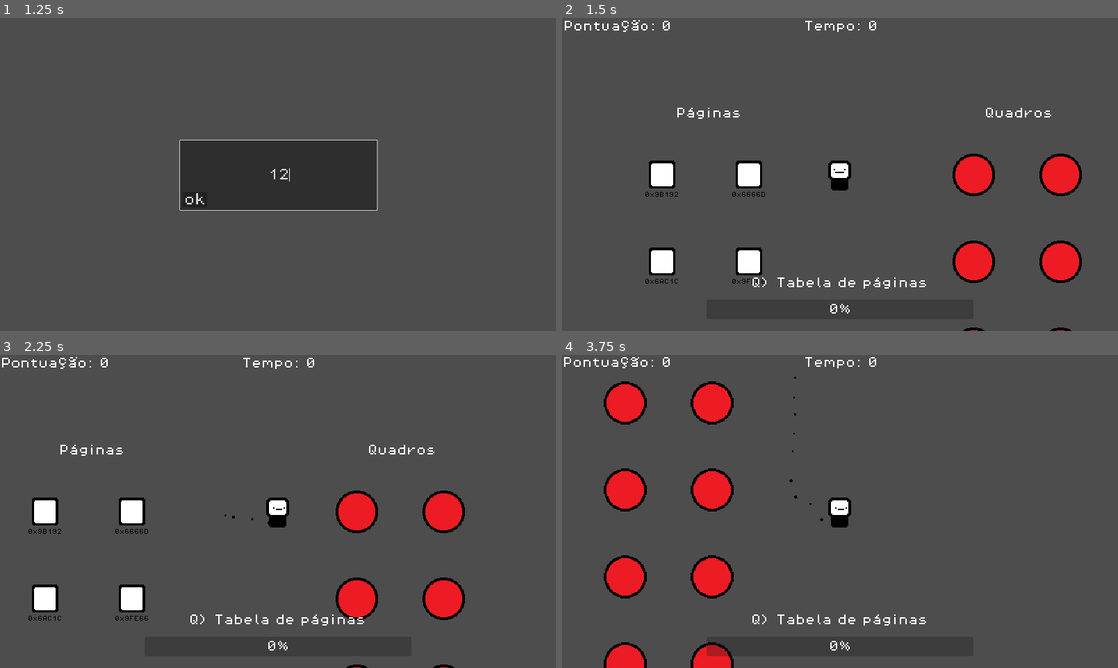
Above: before the commit, frames 1-4 (two rows, left to right).
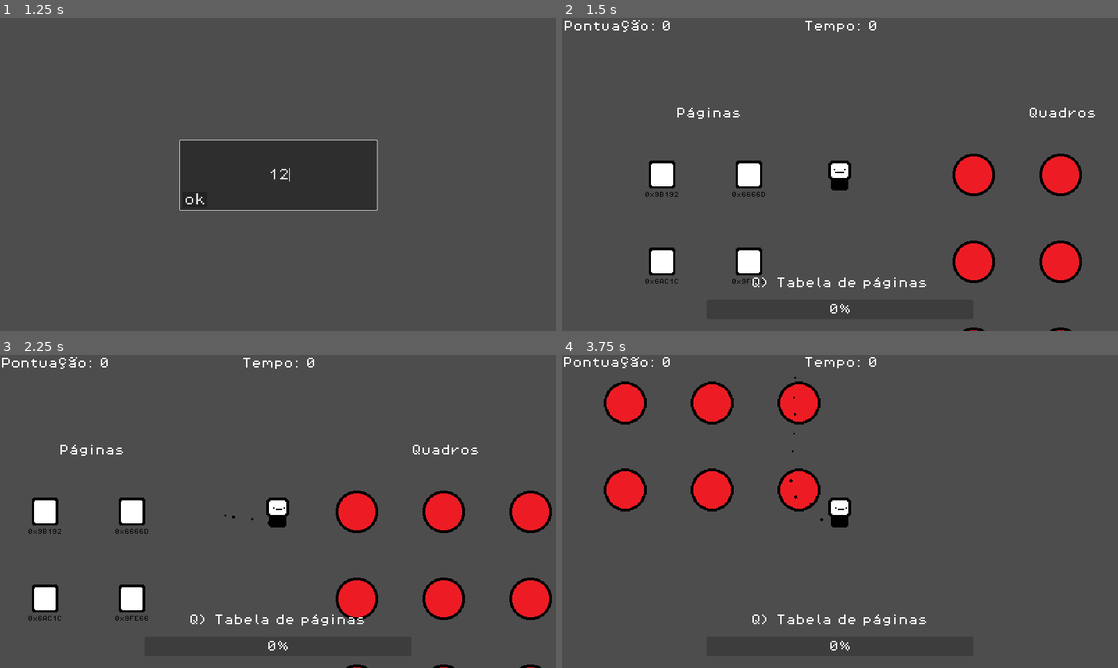
Above: after the commit, the same moments.

Repository: hugobiella/bit-memory
Game: Godot game, scene res://scenes/game.tscn
Same seed, same stepped clock (60 frames per second), same inputs: the game is played once before the commit and once after it.
Inputs (mouse positions are in pixels of both pictures, inside the frame that each line leads up to):
- Up to frame 1 (1.25 s): click (278, 174) at 0.52 s; type "12" at 0.6 s
- Up to frame 2 (1.5 s): click "ok" at 1.25 s
- Up to frame 3 (2.25 s): tap Enter at 2 s; hold D (move_right) from 2.03 s (still down); hold E (interact) from 2.03 s (still down)
- Up to frame 4 (3.75 s): release D (move_right) at 2.78 s; release E (interact) at 2.78 s; hold S (move_down) 2.78-3.53 s; tap E (interact) at 2.85 s; hold D (move_right) from 3.53 s (still down); hold E (interact) from 3.53 s (still down)

Frame 1 is identical in both runs. In frame 2, 0.2% of the frame differs, in the area x 76-96%, y 28-32%; in frame 3, 1.9%; in frame 4, 4.3%, in the area x 7-47%, y 8-100%.

Commit message:
new mechanics base

Diff:
--- a/new-game-project/scenes/game.tscn
+++ b/new-game-project/scenes/game.tscn
@@ -68,9 +68,9 @@
 horizontal_alignment = 1
 
 [node name="Label2" type="Label" parent="."]
-offset_left = 416.0
+offset_left = 543.0
 offset_top = -192.0
-offset_right = 612.0
+offset_right = 739.0
 offset_bottom = -160.0
 theme_override_font_sizes/font_size = 32
 text = "Quadros"
--- a/new-game-project/scripts/globals.gd
+++ b/new-game-project/scripts/globals.gd
@@ -8,6 +8,7 @@
 
 var amount_to_generate = 0
 var physical_address_array = []
+var physical_address_array_copy = []
 var virtual_address_array = []
 
 func add_points(points):
--- a/new-game-project/scripts/package.gd
+++ b/new-game-project/scripts/package.gd
@@ -33,9 +33,10 @@
 	var physical_address = (page_table[page_number] << 12) | offset
 	Globals.virtual_address_array.append(virtual_address)
 	Globals.physical_address_array.append(physical_address)
-	label.text = "0x%05X" % page_number
+	Globals.physical_address_array_copy.append(physical_address)
+	label.text = "0x%05X" % [page_number]
 	for key in page_table:
-		print("Virtual Page #: %05X\nPhysical Page #: %05X\nOffset #: %03X\n" % [key, page_table[key], offset])
+		print("\nOffset #: %03X\nVirtual Page #: %05X\nPhysical Page #: %05X" % [offset, key, page_table[key]])
 
 func get_offset():
 	return offset
--- a/new-game-project/scripts/score_area.gd
+++ b/new-game-project/scripts/score_area.gd
@@ -16,32 +16,30 @@
 	label.text = " "
 
 var physical_address
-var virtual_offset
-var physical_offset
+var offset
 var body_script
 
 func _on_body_entered(body):
 	if body is RigidBody2D:
 		body_script = body.get_script()
-		virtual_offset = body.get_offset()
-		if virtual_offset == physical_offset && Globals.being_carried == false:
+		offset = body.get_offset()
+		if Globals.being_carried == false:
 			explosion.explode()
 			Globals.package_exploded = true
 			Globals.add_points(1)
 			Globals.being_carried = false
 			body.queue_free()
 			update_sprite_visibility()
-			label.position.x = -50
-			label.text = "0x%05X" % [physical_address]
+			label.position.x = -70
+			label.text = "0x%05X%03X" % [physical_address, offset]
 
 func update_sprite_visibility():
 	uncheck_sprite.visible = true
 	check_sprite.visible = false
 
 func get_random_physical_address():
-	var random_index = randi() % Globals.physical_address_array.size()
-	var address = Globals.physical_address_array[random_index]
-	Globals.physical_address_array.remove_at(random_index)
-	physical_offset = address & 0xFFF
+	var random_index = randi() % Globals.physical_address_array_copy.size()
+	var address = Globals.physical_address_array_copy[random_index]
+	Globals.physical_address_array_copy.remove_at(random_index)
 	address = address >> 12
 	return address
--- a/new-game-project/scripts/score_generator.gd
+++ b/new-game-project/scripts/score_generator.gd
@@ -4,7 +4,7 @@
 var score_generated: Array = []
 
 var grid_offset = 250
-var grid_columns = 2
+var grid_columns = 3
 
 func _ready():
 	set_physics_process(true)
